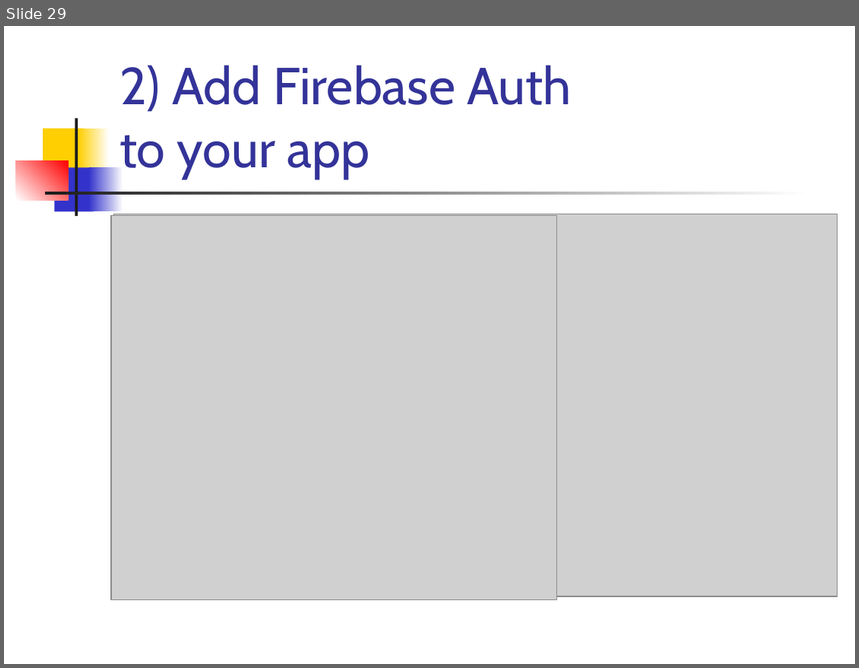
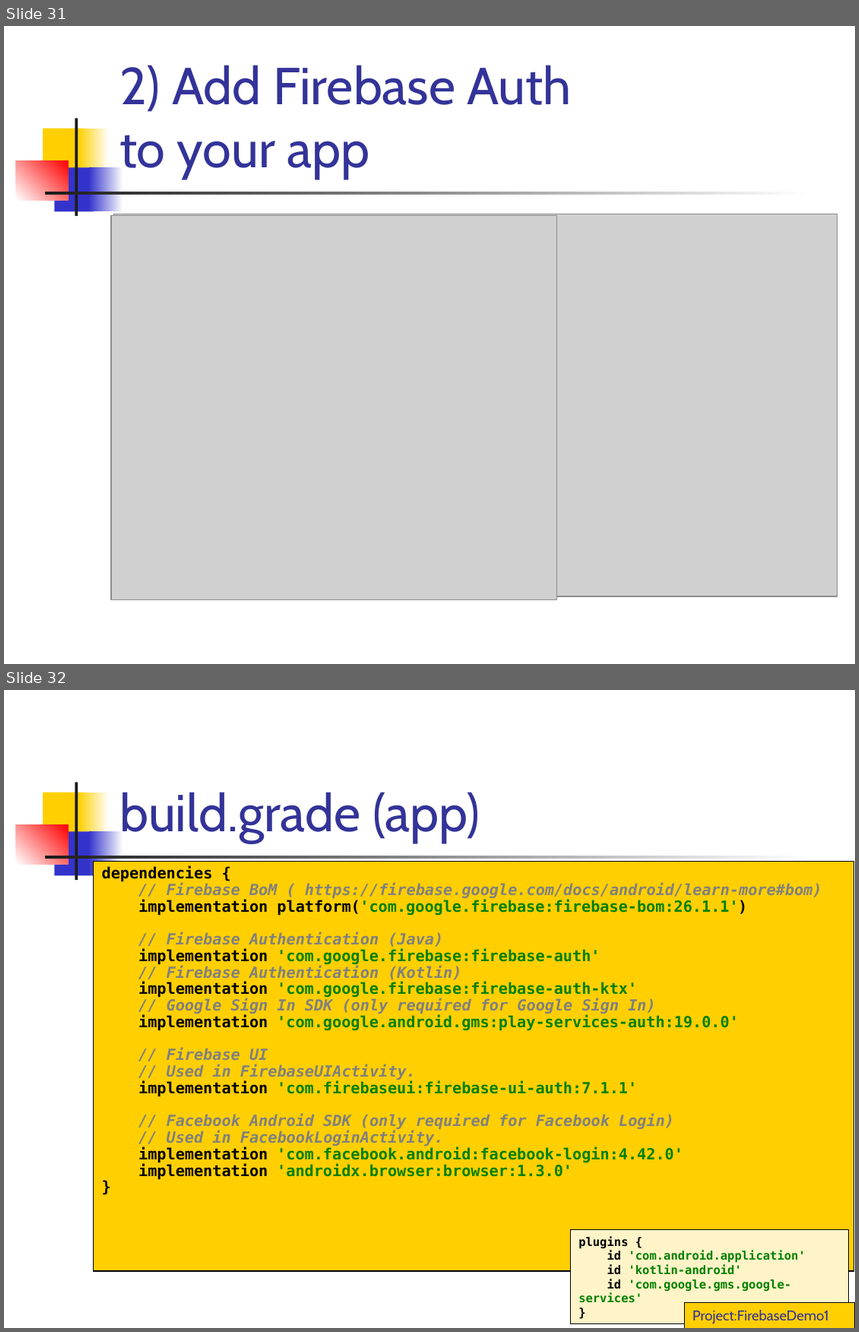
Before and after one commit to vmandro/Prednasky, a slide deck: 12/12_Android.ppt. Shown one above the other, each under a label of ours: slide 29 before the commit, slides 31 and 32 after it. The pictures are 859x668 and 859x1332 pixels, drawn with LibreOffice and Linux fonts; fonts in the diff are those of the drawing; grey boxes stand for pictures. Boxes give left, top, right and bottom in pixels: in the first picture for what was removed or moved away, otherwise in the second. Text is boxed around its words. In the diff, an @@ line names an element or a change of style, - is before the commit and + after.

```diff
--- a/12/12_Android.ppt
+++ b/12/12_Android.ppt
@@ slide 32 added at box(4, 690, 855, 1328), background #FFFFFF; not listed: 7 template elements that a slide beside it also shows @@
@@ rectangle added at box(4, 695, 21, 728), fill #FFFFFF @@
@@ title added at box(120, 792, 480, 843), 44 pt, text #333399 @@
+build.grade (app)
@@ rectangle added at box(94, 862, 854, 1271), fill #FFCF01, outline #000000 0.74 pt, 12.9 pt, text #808080, bold @@
+dependencies {
+// Firebase BoM ( https://firebase.google.com/docs/android/learn-more#bom)
+implementation platform('com.google.firebase:firebase-bom:26.1.1')
+// Firebase Authentication (Java)
+implementation 'com.google.firebase:firebase-auth'
+// Firebase Authentication (Kotlin)
+implementation 'com.google.firebase:firebase-auth-ktx'
+// Google Sign In SDK (only required for Google Sign In)
+implementation 'com.google.android.gms:play-services-auth:19.0.0'
+// Firebase UI
+// Used in FirebaseUIActivity.
+implementation 'com.firebaseui:firebase-ui-auth:7.1.1'
+// Facebook Android SDK (only required for Facebook Login)
+// Used in FacebookLoginActivity.
+implementation 'com.facebook.android:facebook-login:4.42.0'
+implementation 'androidx.browser:browser:1.3.0'
+}
@@ rectangle added at box(570, 1230, 848, 1324), fill #FFF4C8, outline #000000 0.74 pt, 10 pt, text #008000, bold @@
+plugins {
+id 'com.android.application'
+id 'kotlin-android'
+id 'com.google.gms.google-services'
+}
@@ rectangle added at box(684, 1303, 855, 1328), fill #FFCF01, outline #000000 0.74 pt, 12 pt, text #333399 @@
+Project:FirebaseDemo1
@@ what was slide 29 is now slide 31 @@
```
Also in this commit, not shown: 25 slides changed, 4 other slides added, 1 other file.
